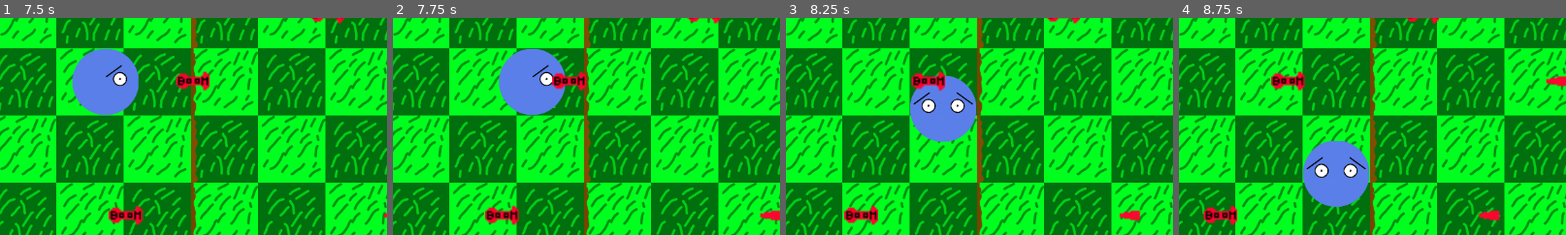
Above: before the commit, frames 1-4 (left to right).
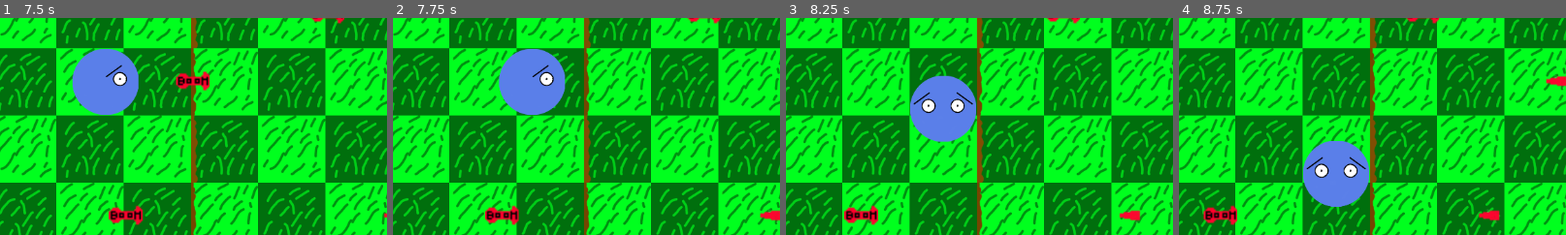
Above: after the commit, the same moments.

Repository: Killfreek/Rats
Game: Godot game, scene res://main.tscn
The game is run twice, just before and just after one commit, with the same random seed, the same clock (stepped at 60 frames per second) and the same inputs.
Inputs:
- Up to frame 1 (7.5 s): tap Enter at 0.5 s; hold D (MoveRight) 0.53-1.28 s; hold S (MoveDown) 1.28-2.03 s; hold D (MoveRight) 2.03-2.78 s; hold W (MoveUp) 2.78-3.53 s; hold A (MoveLeft) 3.53-5.03 s; hold S (MoveDown) 5.03-5.78 s; hold D (MoveRight) 5.78-6.53 s; hold W (MoveUp) 6.53-7.28 s; hold D (MoveRight) from 7.28 s (still down)
- Up to frame 2 (7.75 s): keep holding D (MoveRight)
- Up to frame 3 (8.25 s): release D (MoveRight) at 8.03 s; hold S (MoveDown) from 8.03 s (still down)
- Up to frame 4 (8.75 s): keep holding S (MoveDown)
The pictures show only the part of the screen within x 19-69%, y 8-58%; the shares and areas given below are measured in that part.

Frame 1 is identical in both runs. In frame 2, 0.5% of the frame differs, in the area x 41-50%, y 24-34%; in frame 3, 0.5%; in frame 4, 0.5%, in the area x 23-33%, y 24-34%.

Commit message:
Made a base projectile class
Made a base projectile class and moved initial collision enter logic into base projectile

Diff:
--- a/EnemyBots/EnemywithGun.gd
+++ b/EnemyBots/EnemywithGun.gd
@@ -23,9 +23,6 @@
 			projectileInstnace.position = self.position + Vector2(-100,0);
 			projectileInstnace.setup(Vector2(-1000,0));
 
-			var callable = Callable(playerNode, "_on_area_2d_area_entered");
-			projectileInstnace.get_node("Area2D").connect("area_entered", callable);
-
 			get_node("/root").add_child(projectileInstnace);
 
 			finalPosition = returnPosition;
--- a/Player/player.gd
+++ b/Player/player.gd
@@ -101,6 +101,3 @@
 		finalPosition = false;
 		isDoingReverse = false;
 		$AnimatedSprite2D.animation = "Idle";
-
-func _on_area_2d_area_entered(area):
-	print("test");
--- /dev/null
+++ b/Projectiles/BaseProjectile.gd
@@ -0,0 +1,16 @@
+extends Node
+
+class_name  BaseProjectile
+
+@export var speed : int
+var finalPosition : Vector2
+
+func _process(delta):
+	self.position = self.position.move_toward(finalPosition, delta * speed)
+
+func setup(velocity : Vector2):
+	finalPosition = self.position + velocity;
+
+func _on_area_2d_area_entered(area):
+	print(area.get_name());
+	queue_free();
--- a/Projectiles/Projectile.gd
+++ b/Projectiles/Projectile.gd
@@ -1,10 +1,4 @@
-extends Node2D
-
-@export var speed : int
-var finalPosition : Vector2
+extends BaseProjectile
 
 func _process(delta):
 	self.position = self.position.move_toward(finalPosition, delta * speed)
-
-func setup(velocity : Vector2):
-	finalPosition = self.position + velocity;
--- a/Projectiles/ProjectileExplosive.gd
+++ b/Projectiles/ProjectileExplosive.gd
@@ -1,10 +1,4 @@
-extends Node2D
-
-@export var speed : int
-var finalPosition : Vector2
+extends BaseProjectile
 
 func _process(delta):
 	self.position = self.position.move_toward(finalPosition, delta * speed)
-
-func setup(velocity : Vector2):
-	finalPosition = self.position + velocity;
--- a/main.tscn
+++ b/main.tscn
@@ -1,10 +1,13 @@
-[gd_scene load_steps=6 format=3 uid="uid://di80l1kbhxfwb"]
+[gd_scene load_steps=7 format=3 uid="uid://di80l1kbhxfwb"]
 
 [ext_resource type="PackedScene" uid="uid://b2vihdt08h1js" path="res://Player/player.tscn" id="1_yy6vf"]
 [ext_resource type="PackedScene" uid="uid://ddyxv1i3eutg4" path="res://Levels/Level.tscn" id="2_aw33h"]
 [ext_resource type="Script" path="res://EnemyBots/EnemySpawnController.gd" id="3_a5ssk"]
 [ext_resource type="PackedScene" uid="uid://bi28dgfpt004" path="res://EnemyBots/EnemywithGun.tscn" id="4_dhptn"]
-[ext_resource type="PackedScene" uid="uid://1ft0pw3n37f7" path="res://EnemyBots/EnemywithRocket.tscn" id="4_ercyg"]
+[ext_resource type="PackedScene" path="res://EnemyBots/EnemywithRocket.tscn" id="4_ercyg"]
+
+[sub_resource type="RectangleShape2D" id="RectangleShape2D_pec6s"]
+size = Vector2(20, 513)
 
 [node name="Main" type="Node2D"]
 
@@ -46,4 +49,11 @@
 
 [node name="TileMap" parent="." instance=ExtResource("2_aw33h")]
 
+[node name="DeleteZone" type="Area2D" parent="."]
+position = Vector2(-50, 0)
+
+[node name="CollisionShape2D" type="CollisionShape2D" parent="DeleteZone"]
+position = Vector2(0, 246.5)
+shape = SubResource("RectangleShape2D_pec6s")
+
 [connection signal="timeout" from="EnemySpawnLocations/EnemySpawnTimer" to="EnemySpawnLocations" method="_on_enemy_spawn_timer_timeout"]
Not shown: 1 places in Projectiles/ProjectileExplosive.tscn that only renumber resources
